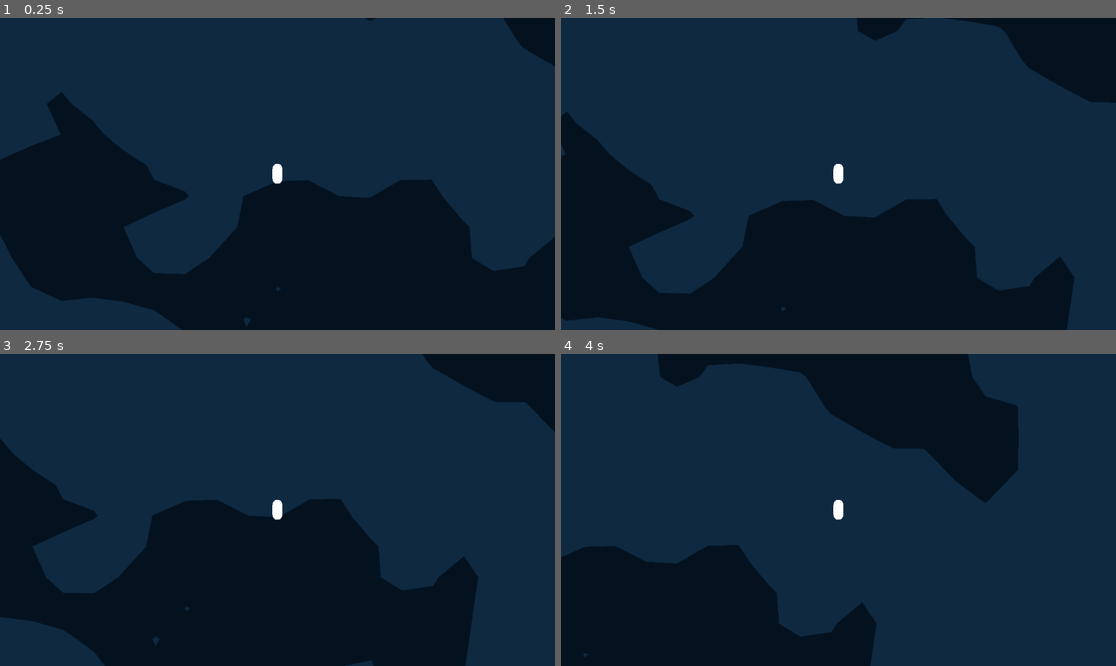
Above: before the commit, frames 1-4 (two rows, left to right).
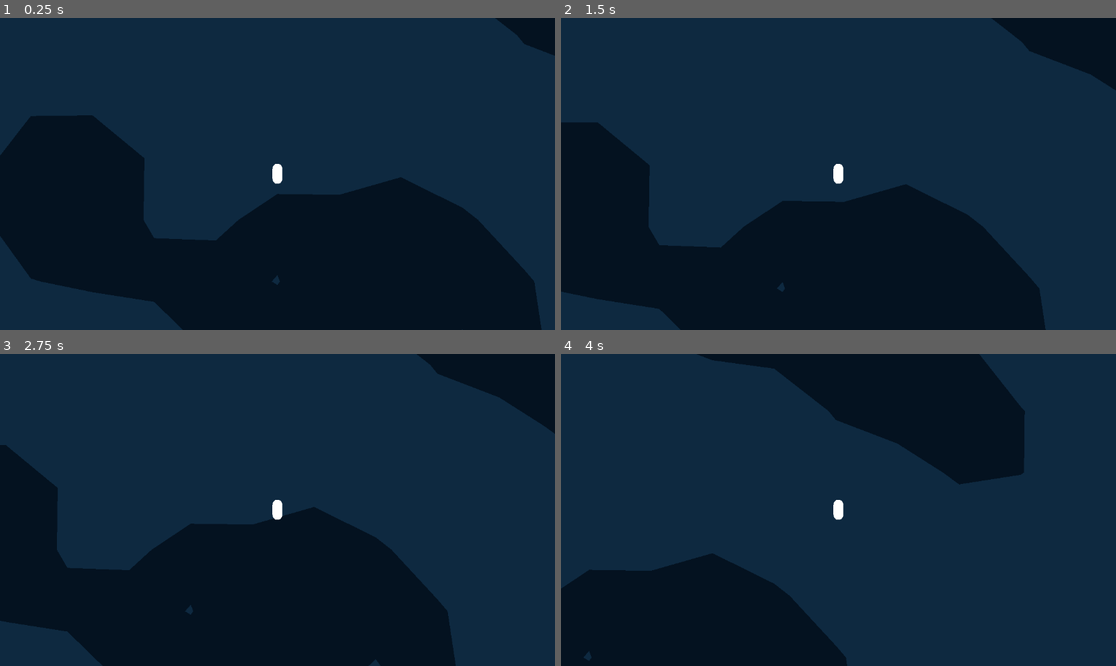
Above: after the commit, the same moments.

Repository: TrevorBuchanan/MyMarchingSquares
Game: Godot game, scene res://scenes/main.tscn
The game is run twice, just before and just after one commit, with the same random seed, the same clock (stepped at 60 frames per second) and the same inputs.
Inputs:
- Up to frame 1 (0.25 s): no input
- Up to frame 2 (1.5 s): hold D (right) 0.53-1.28 s; tap Space (jump) at 0.77 s; hold A (left) from 1.28 s (still down)
- Up to frame 3 (2.75 s): tap Space (jump) at 1.52 s; release A (left) at 2.03 s; hold D (right) from 2.03 s (still down)
- Up to frame 4 (4 s): tap Space (jump) at 3.02, 3.77 s; release D (right) at 3.53 s; hold A (left) from 3.53 s (still down)

The runs differ from the first frame. In frame 1, 7.4% of the frame differs, in the area x 0-100%, y 0-100%; in frame 2, 11%; in frame 3, 6.5%; in frame 4, 5.9%.

Commit message:
Get basic chunks working

Diff:
--- a/scenes/main.tscn
+++ b/scenes/main.tscn
@@ -9,7 +9,8 @@
 [node name="ChunksHolder" parent="." node_paths=PackedStringArray("viewer") instance=ExtResource("2_wkog7")]
 viewer = NodePath("../Player2D")
 chunk_size = 128
-render_distance = 8
+step_size = 128
+render_distance = 6
 chunk_type = ExtResource("2_uyfdp")
 
 [node name="Player2D" parent="." instance=ExtResource("1_ns0dy")]
--- a/scripts/chunks_manager.gd
+++ b/scripts/chunks_manager.gd
@@ -8,10 +8,9 @@
 @export var render_distance : int = 2  # In number of chunks
 @export var chunk_type : PackedScene
 
-var visible_chucks : Array[Chunk] = []
-var cached_chunks: Dictionary = {}
 var current_chunk_pos: Vector2
-
+var visible_chunks: Array[Chunk] = []
+var layer: int = 1
 
 # Called when the node enters the scene tree for the first time.
 func _ready():
@@ -58,37 +57,23 @@
 
 func load_chunk(source_pos : Vector2) -> void:
 	# Check if chunk data has been saved in cache
-	if cached_chunks.has(source_pos):
-		var to_load_chunk : Chunk = cached_chunks[source_pos]
-		if not to_load_chunk.loaded:
-			to_load_chunk.load_content(chunk_type, chunk_size, step_size)
-			visible_chucks.append(cached_chunks[source_pos])
 	# otherwise go to load new chunk
-	else:
-		load_new_chuck(source_pos)
+	# For now just load new chunk
+	load_new_chuck(source_pos)
 
 
 func load_new_chuck(source_pos : Vector2) -> void:
 	# Load new chunk and save chunk
-	cached_chunks[source_pos] = Chunk.new(source_pos, chunk_type, chunk_size, step_size)
-	visible_chucks.append(cached_chunks[source_pos])
-	add_child(cached_chunks[source_pos].get_chunk_object())
+	var new_chunk = Chunk.new(source_pos, chunk_type, chunk_size, step_size)
+	visible_chunks.append(new_chunk)
+	add_child(new_chunk.get_chunk_object())
 
 
-#func save_chunk():
-	## Add chunk to cache of explored chunks
-	#pass
-
 func unload_out_of_range_chunks():
-
-	for chunk in visible_chucks:
+	for chunk in visible_chunks:
 		if chunk.source_position.distance_to(current_chunk_pos) > render_distance * chunk_size:
 			chunk.unload_content()
-			visible_chucks.erase(chunk)
-
-func unload_chunk():
-	# Remove chunk from list of chunks in view
-	pass
+			visible_chunks.erase(chunk)
 
 
 func get_chunk_pos(pos : Vector2) -> Vector2:
@@ -100,7 +85,8 @@
 
 
 func _process(delta):
-	if get_chunk_pos(viewer.position) != current_chunk_pos:
-		print("Update chunks")
-		load_surrounding_chunks()
-		unload_out_of_range_chunks()
+	if viewer:
+		if get_chunk_pos(viewer.position) != current_chunk_pos:
+			load_surrounding_chunks()
+			unload_out_of_range_chunks()
+			print("New chunk")
Not shown, added: export_presets.cfg
